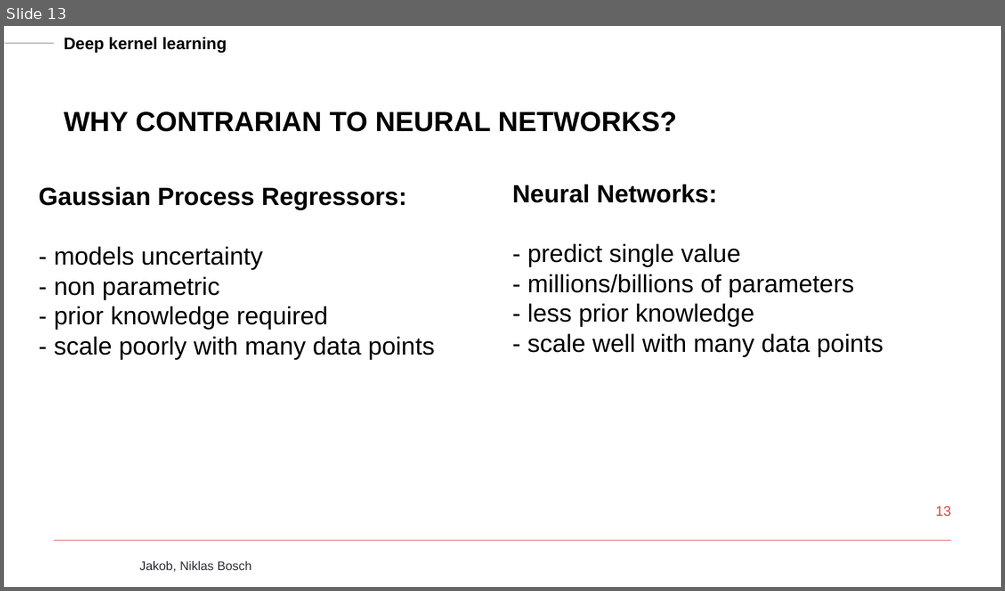
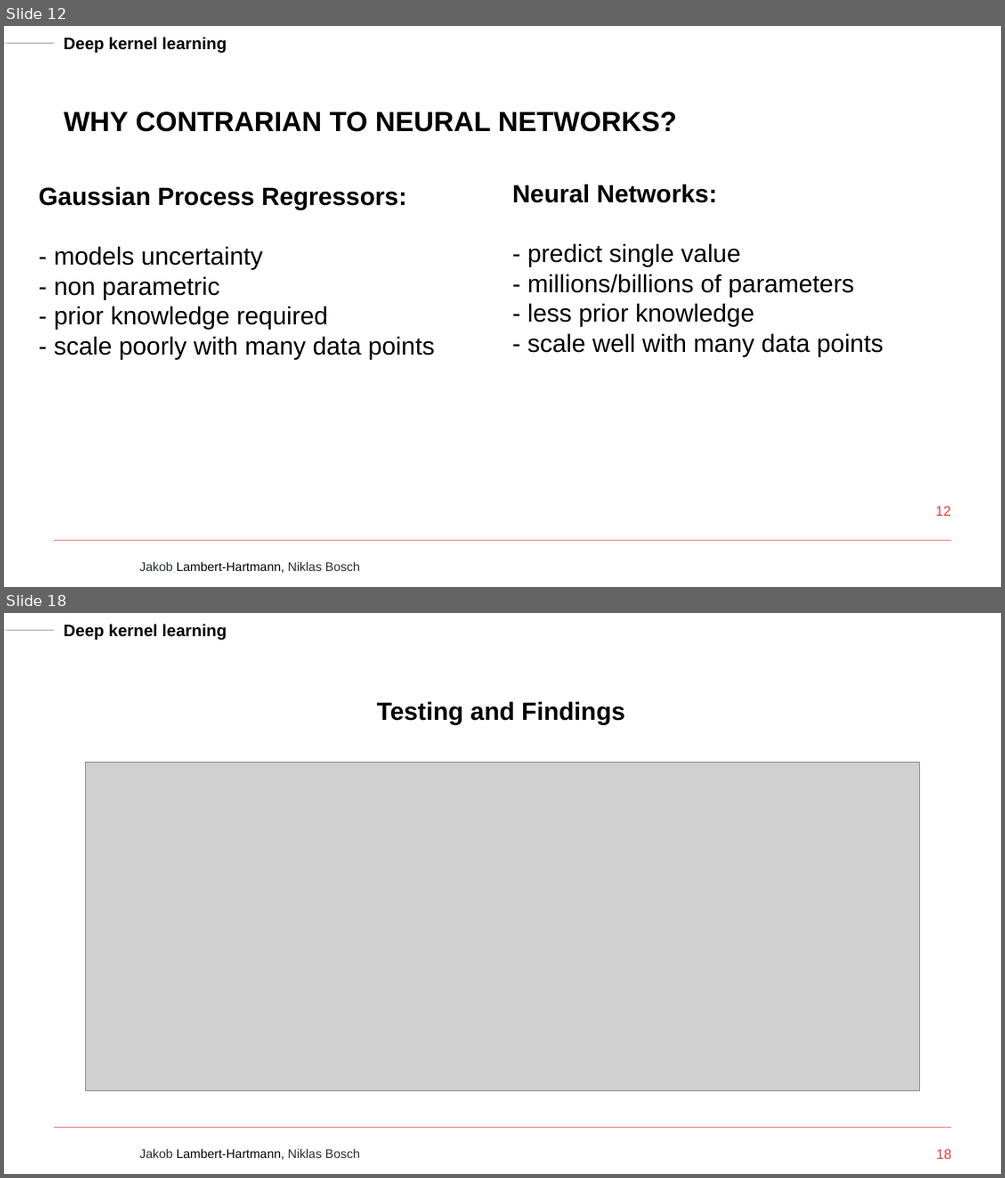
Before and after one commit to Naehrwerte/deep-kernel-learning, a slide deck: slides/jakob-slides.pptx. Shown one above the other, each under a label of ours: slide 13 before the commit, slides 12 and 18 after it; the slides between them are not shown. The pictures are 1005x591 and 1005x1178 pixels, drawn with LibreOffice and Linux fonts; fonts in the diff are those of the drawing; grey boxes stand for pictures; background and template pictures are left out. Boxes give left, top, right and bottom in pixels: in the first picture for what was removed or moved away, otherwise in the second. Text is boxed around its words. In the diff, an @@ line names an element or a change of style, - is before the commit and + after.

```diff
--- a/slides/jakob-slides.pptx
+++ b/slides/jakob-slides.pptx
@@ slide 18 added at bbox=[4, 613, 1001, 1174], background #FFFFFF; not listed: 4 template elements that a slide beside it also shows @@
@@ text added at bbox=[377, 701, 624, 725], 18 pt, text #000000, bold @@
+Testing and Findings
@@ picture added at bbox=[86, 762, 919, 1090] @@
@@ page number added at bbox=[936, 1149, 951, 1159], 10 pt, text #D8413E @@
+18
@@ what was slide 13 is now slide 12 @@
@@ slide 12 changed as well @@
@@ page number at bbox=[936, 506, 951, 516]: text changed @@
-13
+12
@@ text at bbox=[139, 562, 360, 572]: text changed; text colour #262A31 to #000000 @@
-Jakob, Niklas Bosch
+Jakob Lambert-Hartmann, Niklas Bosch
```
Also in this commit, not shown: 12 other slides changed, 4 other slides added, 4 slides removed.
